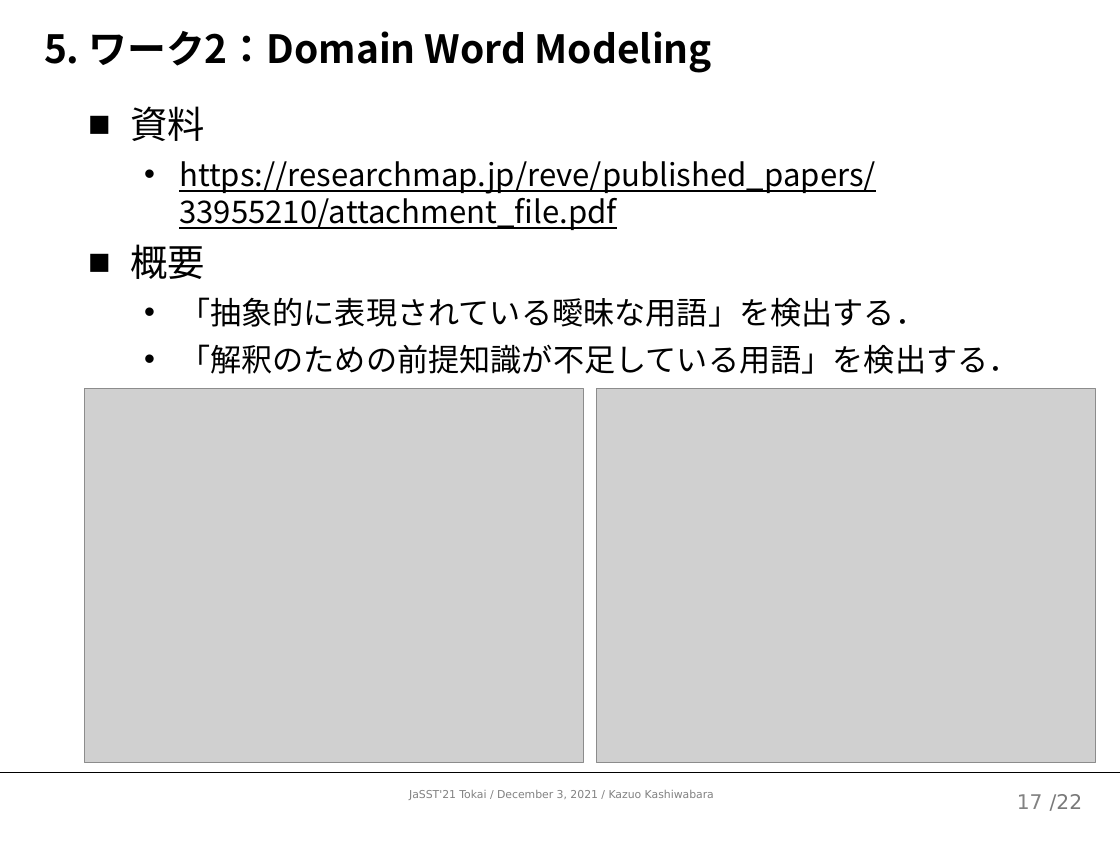
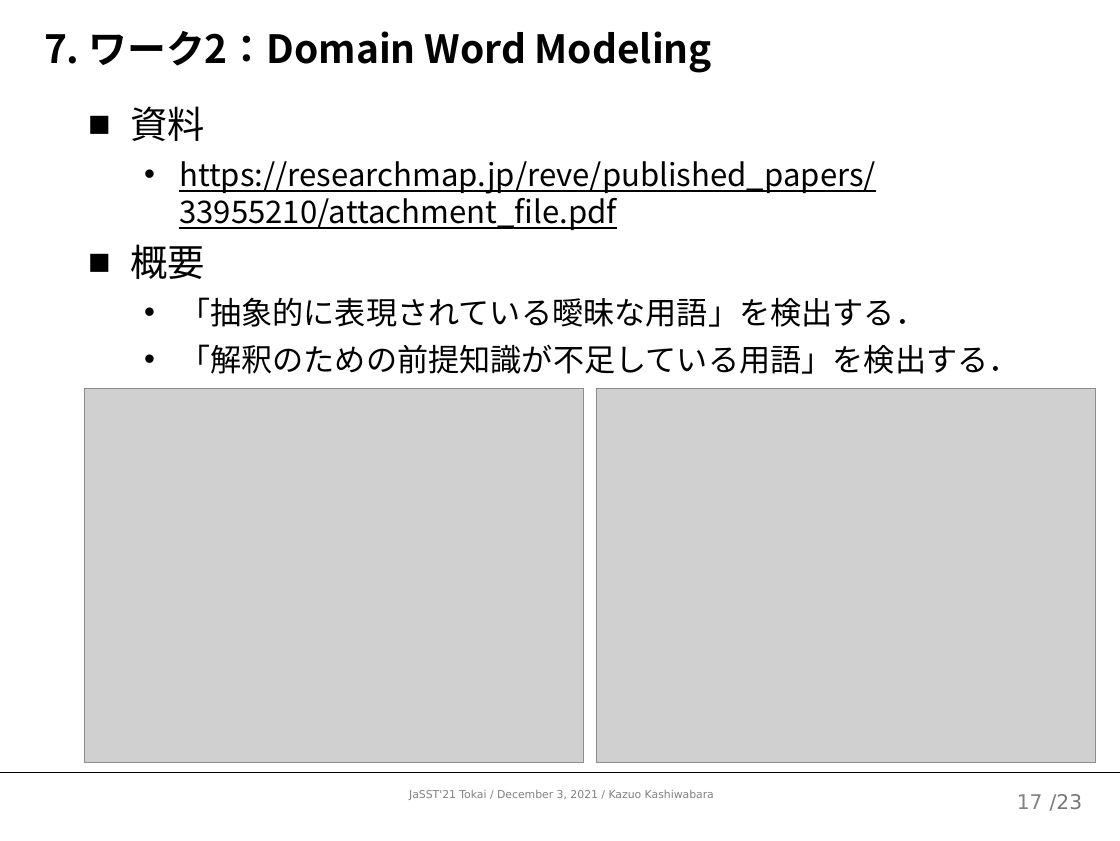
Before and after one commit to kazuo-reve/Work_MorphologicalBasedReview, a slide deck: slide 18 of 形態素ベースドレビューワークショップ.pptx. Drawn at 1120x841 pixels with LibreOffice and Linux fonts; fonts in the diff are those of the drawing; grey boxes stand for pictures. Boxes give left, top, right and bottom in pixels: in the first picture for what was removed or moved away, otherwise in the second. Text is boxed around its words. In the diff, an @@ line names an element or a change of style, - is before the commit and + after.

```diff
--- a/形態素ベースドレビューワークショップ.pptx
+++ b/形態素ベースドレビューワークショップ.pptx
@@ title at (44,31,712,73): text changed @@
-5. ワーク2：Domain Word Modeling
+7. ワーク2：Domain Word Modeling
@@ text at (1050,794,1082,811): text changed @@
-/22
+/23
```
Also in this commit, not shown: 21 other slides changed, 1 slide added.
